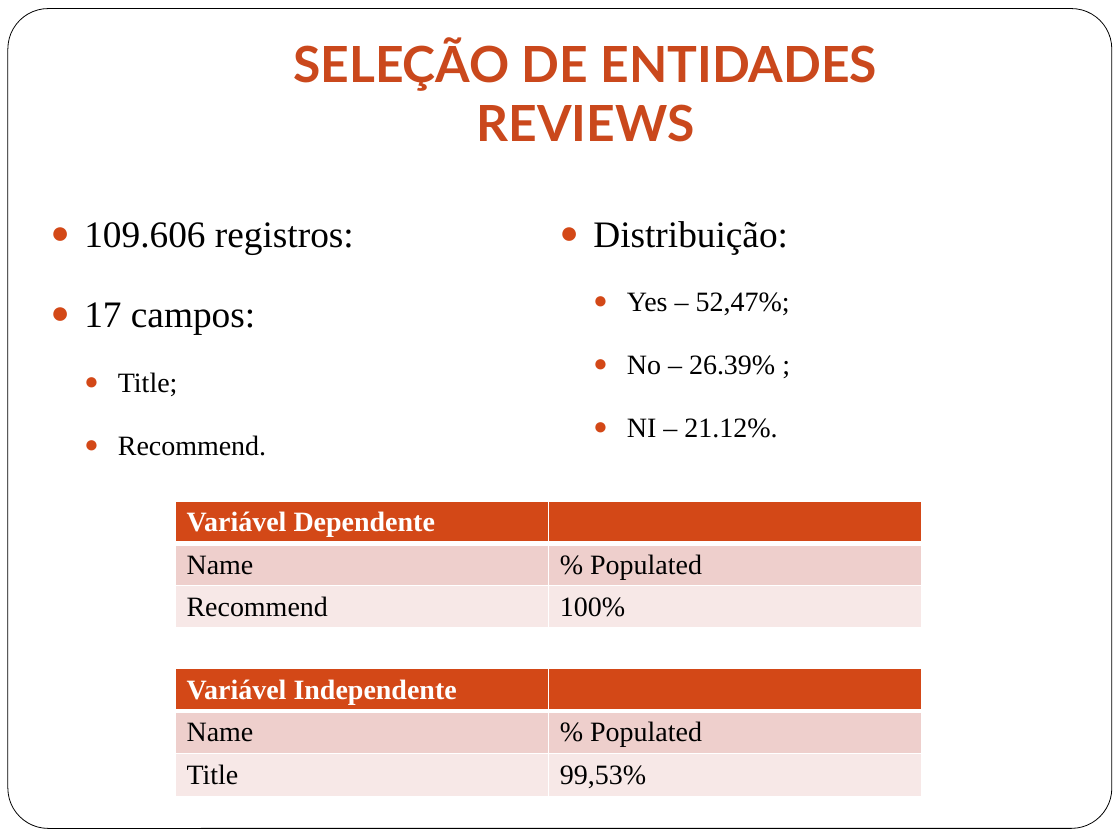
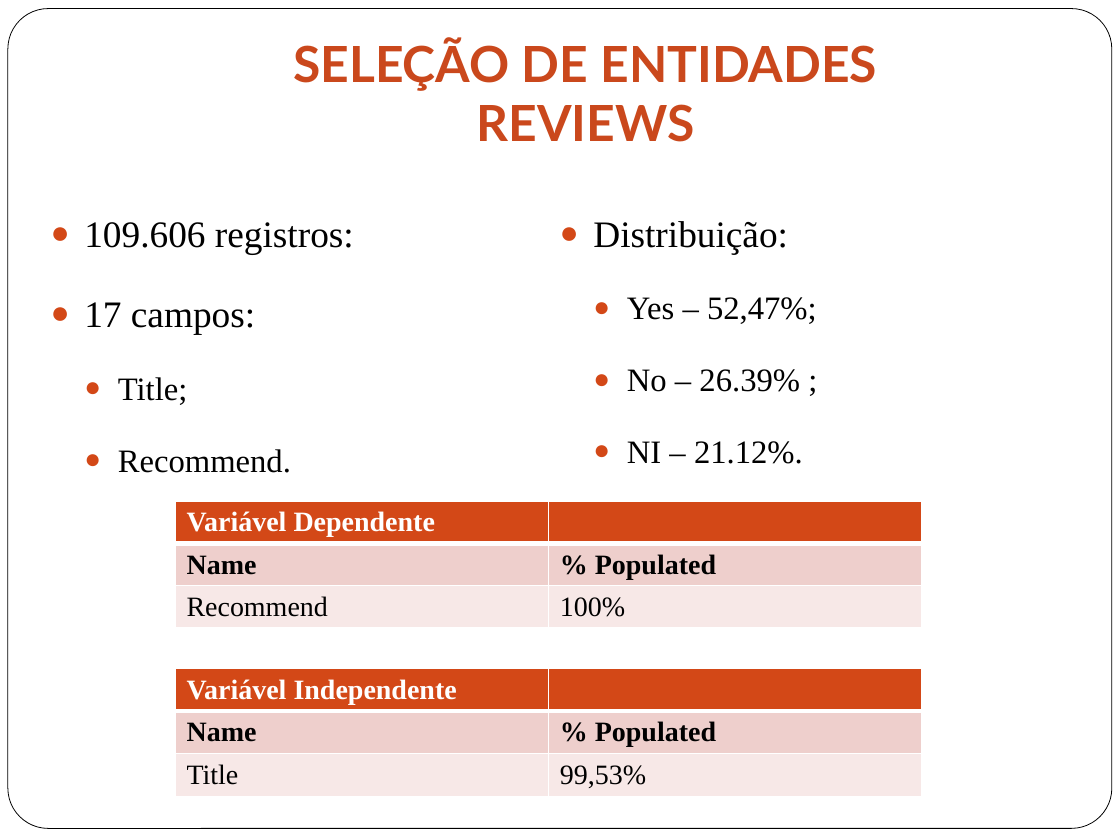
Before and after one commit to gabriellimagomes15/dsa, a slide deck: slide 19 of Apresentacao_2.pptx. Drawn at 1120x840 pixels with LibreOffice and Linux fonts; fonts in the diff are those of the drawing. Boxes give left, top, right and bottom in pixels: in the first picture for what was removed or moved away, otherwise in the second. Text is boxed around its words. In the diff, an @@ line names an element or a change of style, - is before the commit and + after.

```diff
--- a/Apresentacao_2.pptx
+++ b/Apresentacao_2.pptx
@@ text at (627,297,817,464): size 18 to 21 pt in "Yes – 52,47%;", "No – 26.39% ;", "NI – 21.12%." @@
@@ text at (118,377,291,473): size 18 to 21 pt in "Title;", "Recommend." @@
@@ table at (176,502,922,636) @@
@@ bold on in "Name", "% Populated" @@
@@ table at (176,669,922,803) @@
@@ bold on in "Name", "% Populated" @@
```
Also in this commit, not shown: 7 other slides changed, 3 other files.
